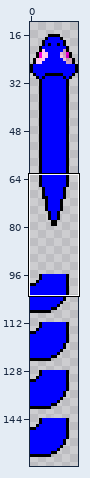
A sprite sheet gets an edit: resources/sprites/snake/blue.png. Above: a wide view before the commit, with the close-up outlined.
Close-up. Old version:
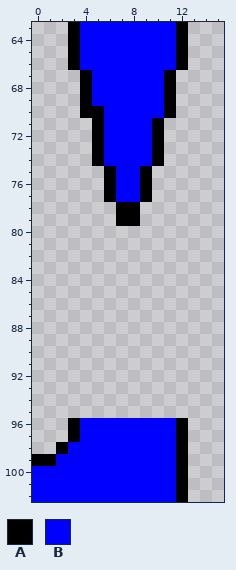
The file is 16x160 pixels. Pixels under 10% opacity are left out. Colours within 5 levels of each other are drawn and written as one. Shown: x 0..15, y 63..102. The wide view leaves out empty margins.
Palette (. is transparent): A #000000  B #0000ff
Pixels before, first column x 0:
 63 ...ABBBBBBBBA
 64 ...ABBBBBBBBA
 65 ...ABBBBBBBBA
 66 ...ABBBBBBBBA
 67 ....ABBBBBBA.
 68 ....ABBBBBBA.
 69 ....ABBBBBBA.
 70 ....AABBBBBA.
 71 .....ABBBBA..
 72 .....ABBBBA..
 73 .....ABBBBA..
 74 .....ABBBBA..
 75 ......ABBA...
 76 ......ABBA...
 77 ......ABBA...
 78 .......AA....
 79 .......AA....
 80 .............
 81 .............
 82 .............
 83 .............
 84 .............
 85 .............
 86 .............
 87 .............
 88 .............
 89 .............
 90 .............
 91 .............
 92 .............
 93 .............
 94 .............
 95 .............
 96 ...ABBBBBBBBA
 97 ...ABBBBBBBBA
 98 ..ABBBBBBBBBA
 99 AABBBBBBBBBBA
100 BBBBBBBBBBBBA
101 BBBBBBBBBBBBA
102 BBBBBBBBBBBBA
And afterwards:
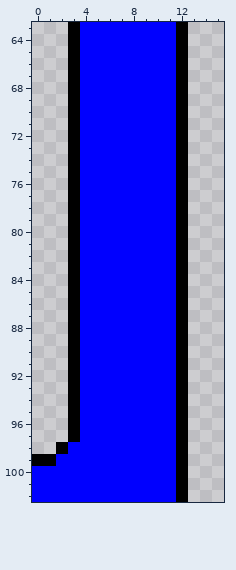
Diff:
{"y":67,"x":3,"old":".A","new":"AB"}
{"y":67,"x":11,"old":"A.","new":"BA"}
{"y":68,"x":3,"old":".A","new":"AB"}
{"y":68,"x":11,"old":"A.","new":"BA"}
{"y":69,"x":3,"old":".A","new":"AB"}
{"y":69,"x":11,"old":"A.","new":"BA"}
{"y":70,"x":3,"old":".AA","new":"ABB"}
{"y":70,"x":11,"old":"A.","new":"BA"}
{"y":71,"x":3,"old":"..A","new":"ABB"}
{"y":71,"x":10,"old":"A..","new":"BBA"}
{"y":72,"x":3,"old":"..A","new":"ABB"}
{"y":72,"x":10,"old":"A..","new":"BBA"}
{"y":73,"x":3,"old":"..A","new":"ABB"}
{"y":73,"x":10,"old":"A..","new":"BBA"}
{"y":74,"x":3,"old":"..A","new":"ABB"}
{"y":74,"x":10,"old":"A..","new":"BBA"}
{"y":75,"x":3,"old":"...A","new":"ABBB"}
{"y":75,"x":9,"old":"A...","new":"BBBA"}
{"y":76,"x":3,"old":"...A","new":"ABBB"}
{"y":76,"x":9,"old":"A...","new":"BBBA"}
{"y":77,"x":3,"old":"...A","new":"ABBB"}
{"y":77,"x":9,"old":"A...","new":"BBBA"}
{"y":78,"x":3,"old":"....AA....","new":"ABBBBBBBBA"}
{"y":79,"x":3,"old":"....AA....","new":"ABBBBBBBBA"}
{"y":80,"x":3,"old":"..........","new":"ABBBBBBBBA"}
{"y":81,"x":3,"old":"..........","new":"ABBBBBBBBA"}
{"y":82,"x":3,"old":"..........","new":"ABBBBBBBBA"}
{"y":83,"x":3,"old":"..........","new":"ABBBBBBBBA"}
{"y":84,"x":3,"old":"..........","new":"ABBBBBBBBA"}
{"y":85,"x":3,"old":"..........","new":"ABBBBBBBBA"}
{"y":86,"x":3,"old":"..........","new":"ABBBBBBBBA"}
{"y":87,"x":3,"old":"..........","new":"ABBBBBBBBA"}
{"y":88,"x":3,"old":"..........","new":"ABBBBBBBBA"}
{"y":89,"x":3,"old":"..........","new":"ABBBBBBBBA"}
{"y":90,"x":3,"old":"..........","new":"ABBBBBBBBA"}
{"y":91,"x":3,"old":"..........","new":"ABBBBBBBBA"}
{"y":92,"x":3,"old":"..........","new":"ABBBBBBBBA"}
{"y":93,"x":3,"old":"..........","new":"ABBBBBBBBA"}
{"y":94,"x":3,"old":"..........","new":"ABBBBBBBBA"}
{"y":95,"x":3,"old":"..........","new":"ABBBBBBBBA"}
